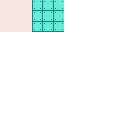
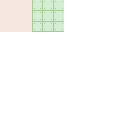
Layers edited between the first and the second 128 x 128 image:
painted on "Layer" over box(32, 0, 64, 32)
